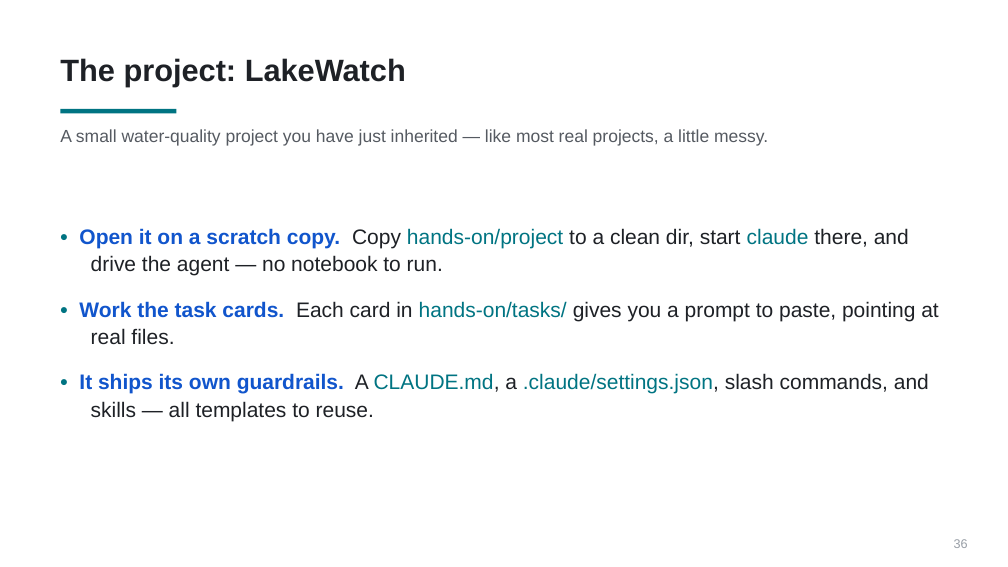
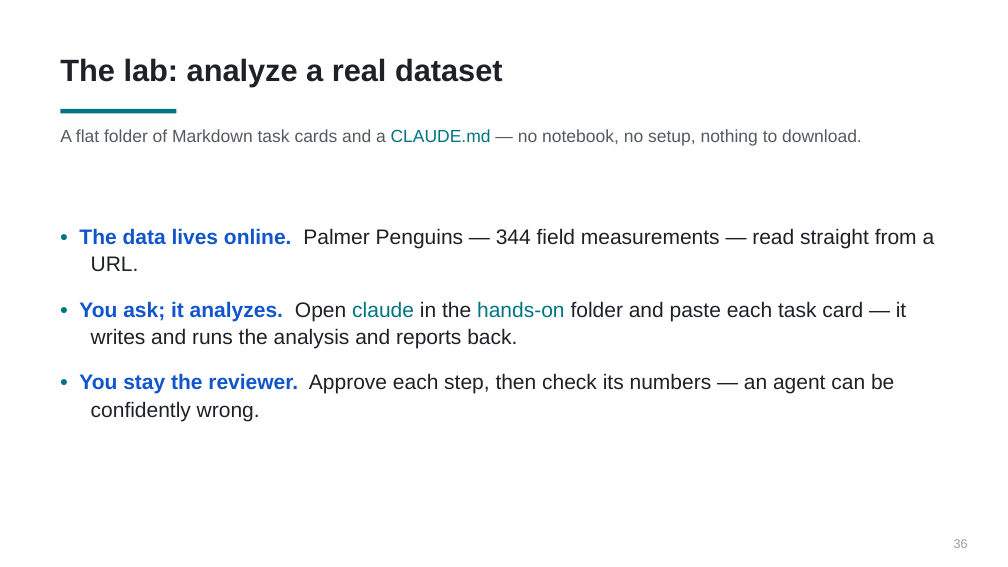
Before and after one commit to PursuitOfDataScience/uchicago-workshops, a slide deck: slide 36 of claude-code-tutorial/claude-code-tutorial.pptx. Drawn at 1008x567 pixels with LibreOffice and Linux fonts; fonts in the diff are those of the drawing. Boxes give left, top, right and bottom in pixels: in the first picture for what was removed or moved away, otherwise in the second. Text is boxed around its words. In the diff, an @@ line names an element or a change of style, - is before the commit and + after.

```diff
--- a/claude-code-tutorial/claude-code-tutorial.pptx
+++ b/claude-code-tutorial/claude-code-tutorial.pptx
@@ text at (60,58,503,86): text changed @@
-The project: LakeWatch
+The lab: analyze a real dataset
@@ text at (60,129,862,146): text changed @@
-A small water-quality project you have just inherited — like most real projects, a little messy.
+A flat folder of Markdown task cards and a CLAUDE.md — no notebook, no setup, nothing to download.
@@ text at (79,228,935,421): text changed @@
-• Open it on a scratch copy. Copy hands-on/project to a clean dir, start claude there, and drive the agent — no notebook to run.
-• Work the task cards. Each card in hands-on/tasks/ gives you a prompt to paste, pointing at real files.
-• It ships its own guardrails. A CLAUDE.md, a .claude/settings.json, slash commands, and skills — all templates to reuse.
+• The data lives online. Palmer Penguins — 344 field measurements — read straight from a URL.
+• You ask; it analyzes. Open claude in the hands-on folder and paste each task card — it writes and runs the analysis and reports back.
+• You stay the reviewer. Approve each step, then check its numbers — an agent can be confidently wrong.
```
Also in this commit, not shown: 3 other slides changed, 51 other files.
